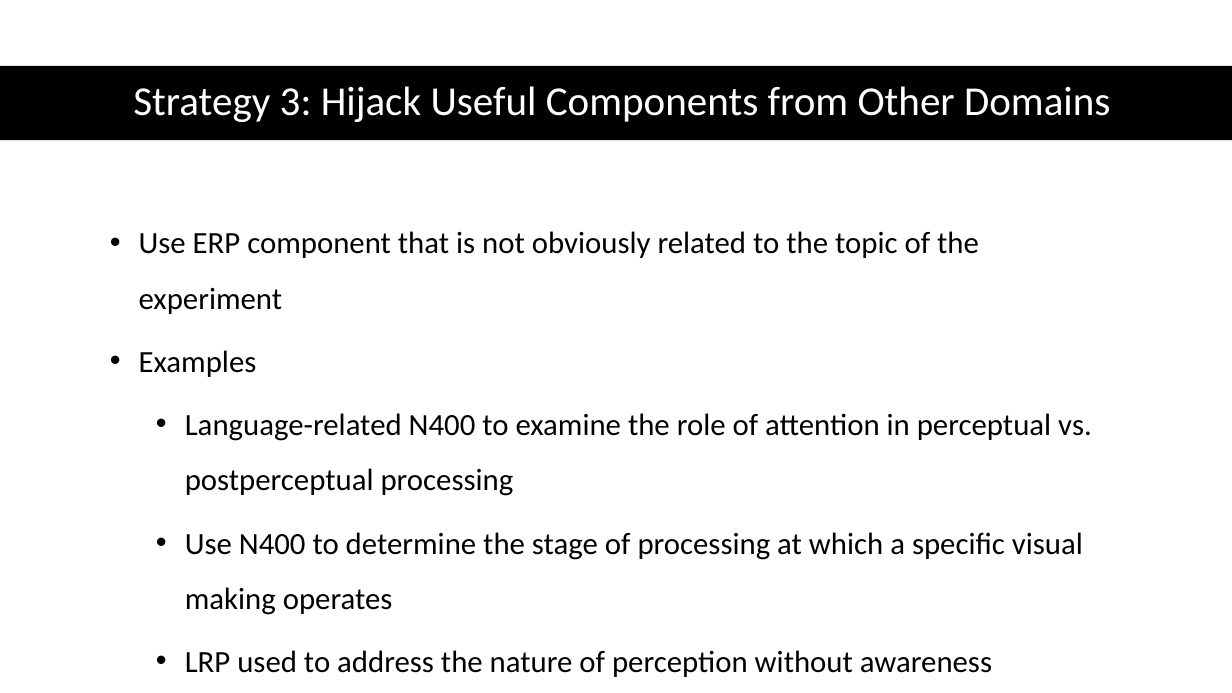
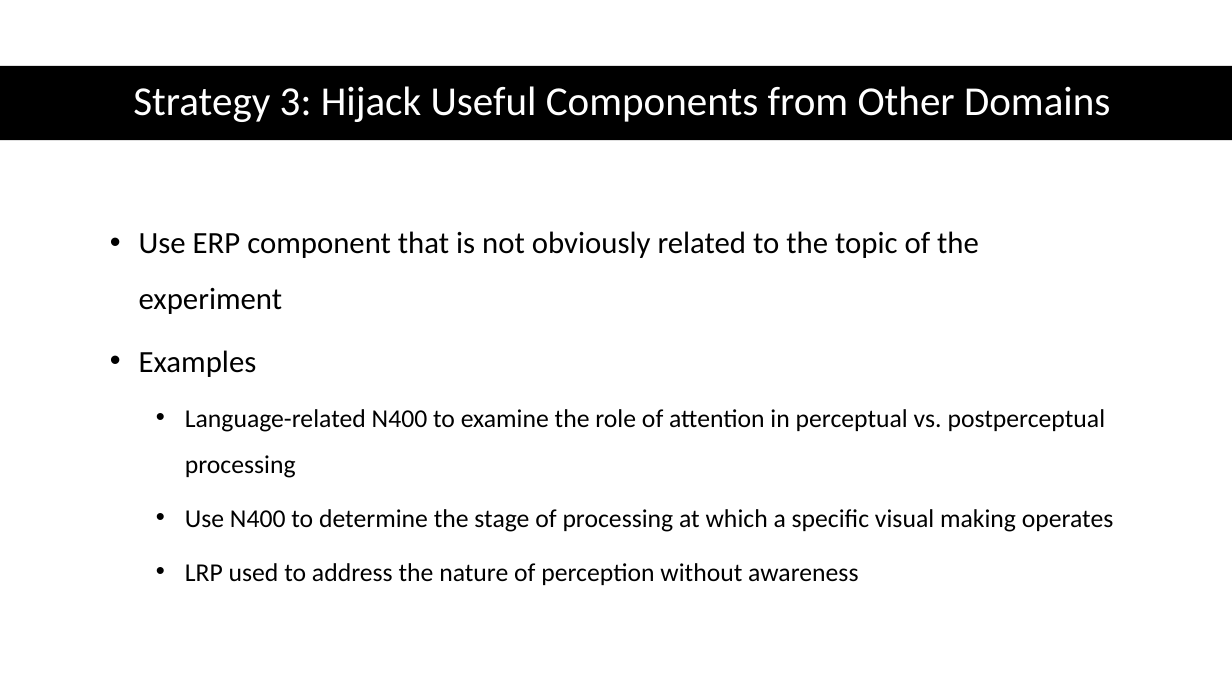
Before and after one commit to clararhee/summer-study, a slide deck: slide 5 of summer-study/EEG/ppt/Chapter4_part1.pptx. Drawn at 1232x693 pixels with LibreOffice and Linux fonts; fonts in the diff are those of the drawing. Boxes give left, top, right and bottom in pixels: in the first picture for what was removed or moved away, otherwise in the second. Text is boxed around its words. In the diff, an @@ line names an element or a change of style, - is before the commit and + after.

```diff
--- a/summer-study/EEG/ppt/Chapter4_part1.pptx
+++ b/summer-study/EEG/ppt/Chapter4_part1.pptx
@@ text at [185, 409, 1114, 585]: size 24 to 20 pt in "Language-related N400 to examine the role of ...", "Use N400 to determine the stage of ...", "LRP used to address the nature of ..." @@
```
Also in this commit, not shown: 3 slides added.
